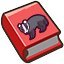
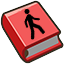
The second 64 × 64 image is a revision of the first. Changes to its layers:
added layer "Walk-PNG-Download-Image-[number]" in group "small" over [left=24, top=8, right=46, bottom=40]
hid "ForestMammal_Badger copy" over [left=17, top=14, right=50, bottom=41]